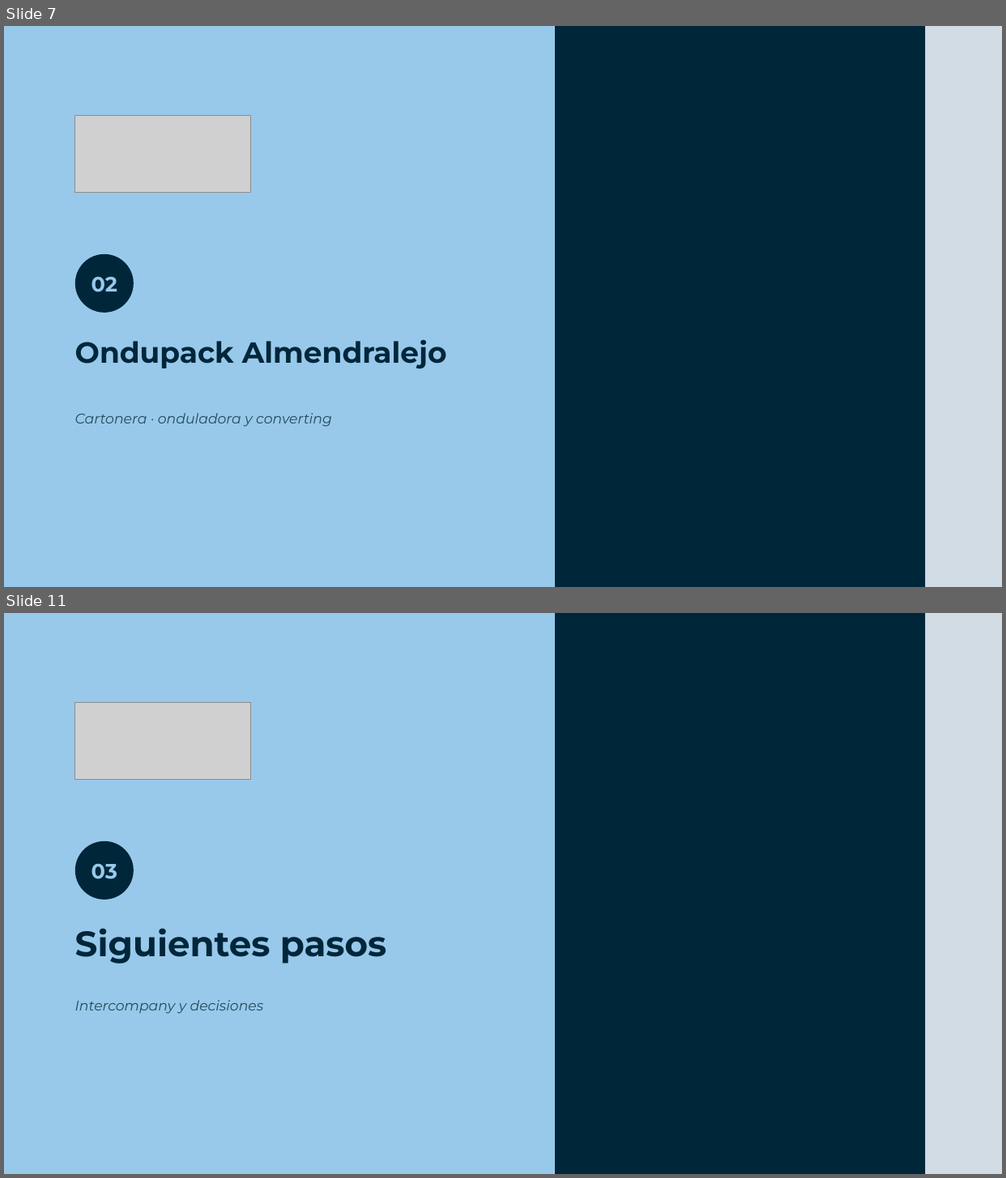
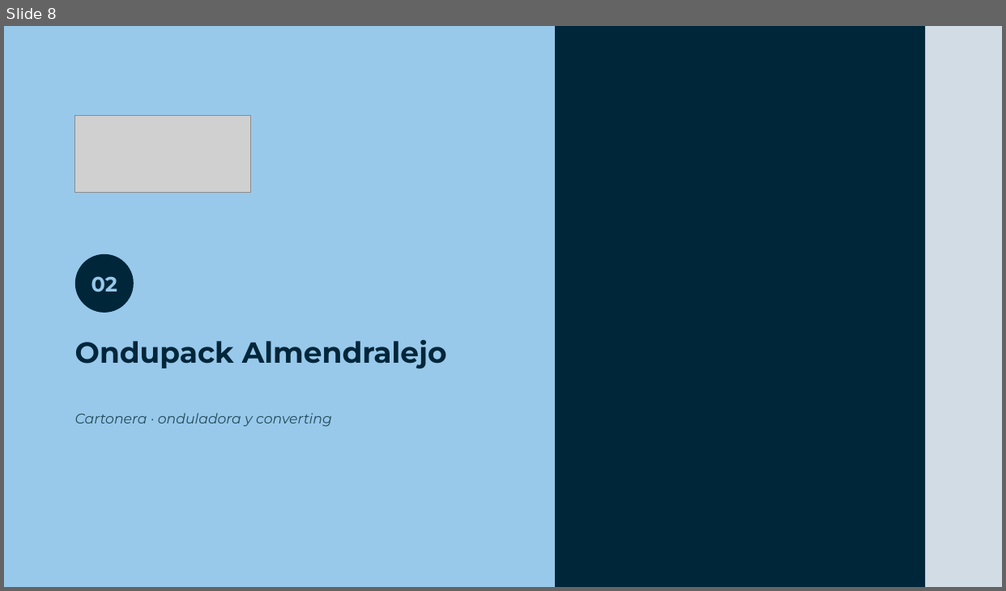
Before and after one commit to Enrique24799/AGSA, a slide deck: presentaciones/P2R_MGT_Ondupack_Direccion.pptx. Shown one above the other, each under a label of ours: slides 7 and 11 before the commit, slide 8 after it; the slides between them are not shown. The pictures are 1006x1178 and 1006x591 pixels, drawn with LibreOffice and Linux fonts; fonts in the diff are those of the drawing; grey boxes stand for pictures; background and template pictures are left out. Boxes give left, top, right and bottom in pixels: in the first picture for what was removed or moved away, otherwise in the second. Text is boxed around its words. In the diff, an @@ line names an element or a change of style, - is before the commit and + after.

```diff
--- a/presentaciones/P2R_MGT_Ondupack_Direccion.pptx
+++ b/presentaciones/P2R_MGT_Ondupack_Direccion.pptx
@@ slide 11 removed at <box>4,613,1002,1174</box>, background #FFFFFF; not listed: 1 template element that a slide beside it also shows @@
@@ rectangle removed at <box>4,613,555,1174</box> @@
@@ rectangle removed at <box>555,613,926,1174</box> @@
@@ rectangle removed at <box>926,613,1002,1174</box> @@
@@ picture removed at <box>75,703,251,779</box> @@
@@ ellipse removed at <box>75,841,134,900</box> @@
-03
@@ text removed at <box>75,928,386,964</box> @@
-Siguientes pasos
@@ text removed at <box>75,1000,264,1014</box> @@
-Intercompany y decisiones
@@ what was slide 7 is now slide 8 @@
```
Also in this commit, not shown: 4 slides changed, 2 slides added, 2 other slides removed, 1 other file.
